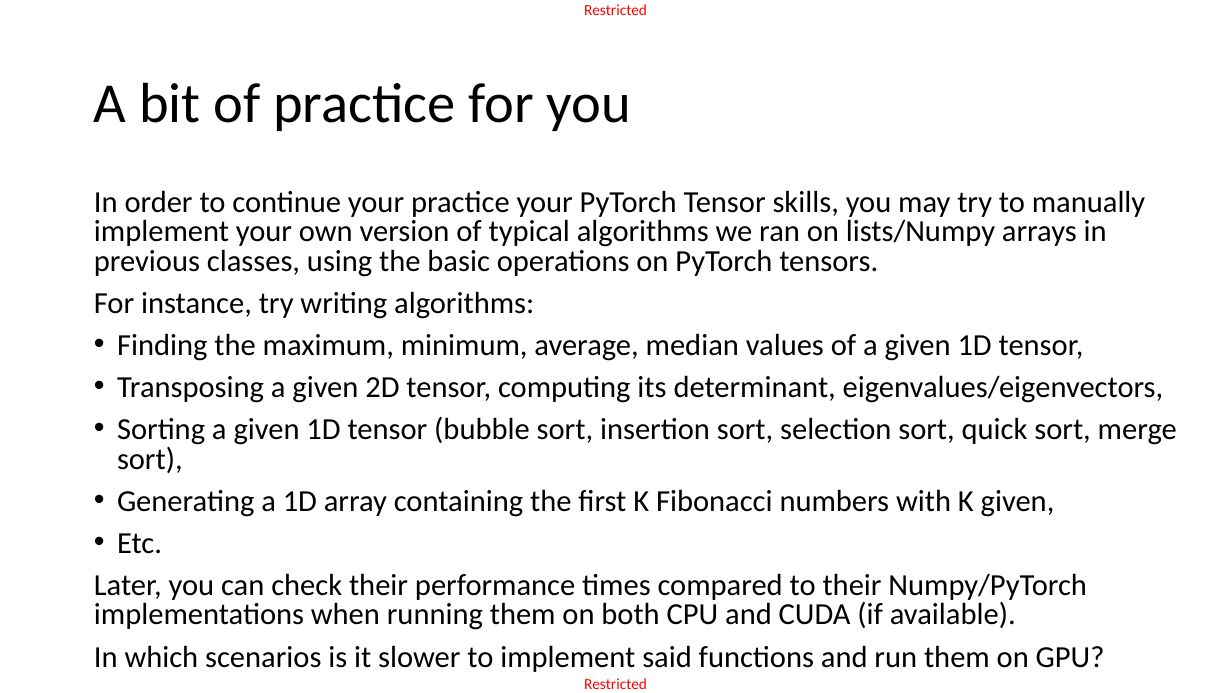
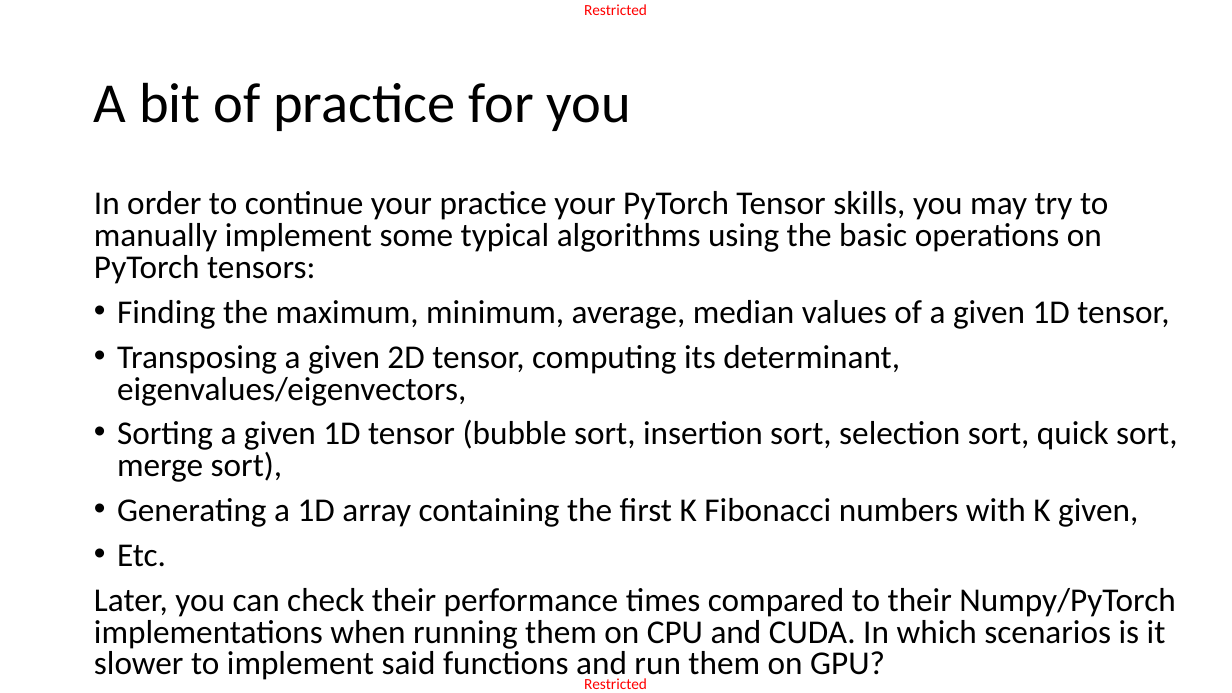
Before and after one commit to matthieudemari/SUTD_DL_50_039, a slide deck: slide 45 of W3/1. W3S1 final/W3S1.pptx. Drawn at 1232x693 pixels with LibreOffice and Linux fonts; fonts in the diff are those of the drawing. Boxes give left, top, right and bottom in pixels: in the first picture for what was removed or moved away, otherwise in the second. Text is boxed around its words. In the diff, an @@ line names an element or a change of style, - is before the commit and + after.

```diff
--- a/W3/1. W3S1 final/W3S1.pptx
+++ b/W3/1. W3S1 final/W3S1.pptx
@@ text at (94,191,1108,284): text changed; size 23.8 to 25.9 pt @@
-In order to continue your practice your PyTorch Tensor skills, you may try to manually implement your own version of typical algorithms we ran on lists/Numpy arrays in previous classes, using the basic operations on PyTorch tensors.
-For instance, try writing algorithms:
+In order to continue your practice your PyTorch Tensor skills, you may try to manually implement some typical algorithms using the basic operations on PyTorch tensors:
@@ text at (117,300,1178,567): size 23.8 to 25.9 pt in "Finding the maximum, minimum, average, median values ...", "Transposing a given 2D tensor, computing its ...", "Sorting a given 1D tensor (bubble sort, ...", "Generating a 1D array containing the first ..." and 1 more places @@
@@ text at (94,588,1175,683): text changed; size 23.8 to 25.9 pt @@
-Later, you can check their performance times compared to their Numpy/PyTorch implementations when running them on both CPU and CUDA (if available).
-In which scenarios is it slower to implement said functions and run them on GPU?
+Later, you can check their performance times compared to their Numpy/PyTorch implementations when running them on CPU and CUDA. In which scenarios is it slower to implement said functions and run them on GPU?
```
Also in this commit, not shown: 5 other slides changed, 10 other files.
